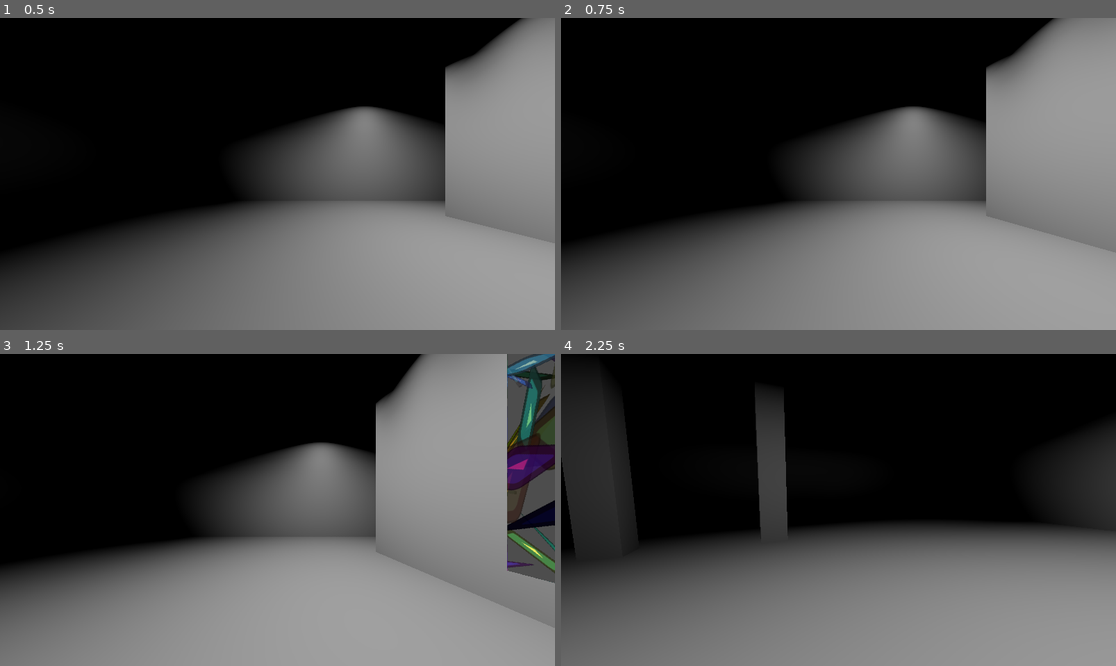
Above: before the commit, frames 1-4 (two rows, left to right).
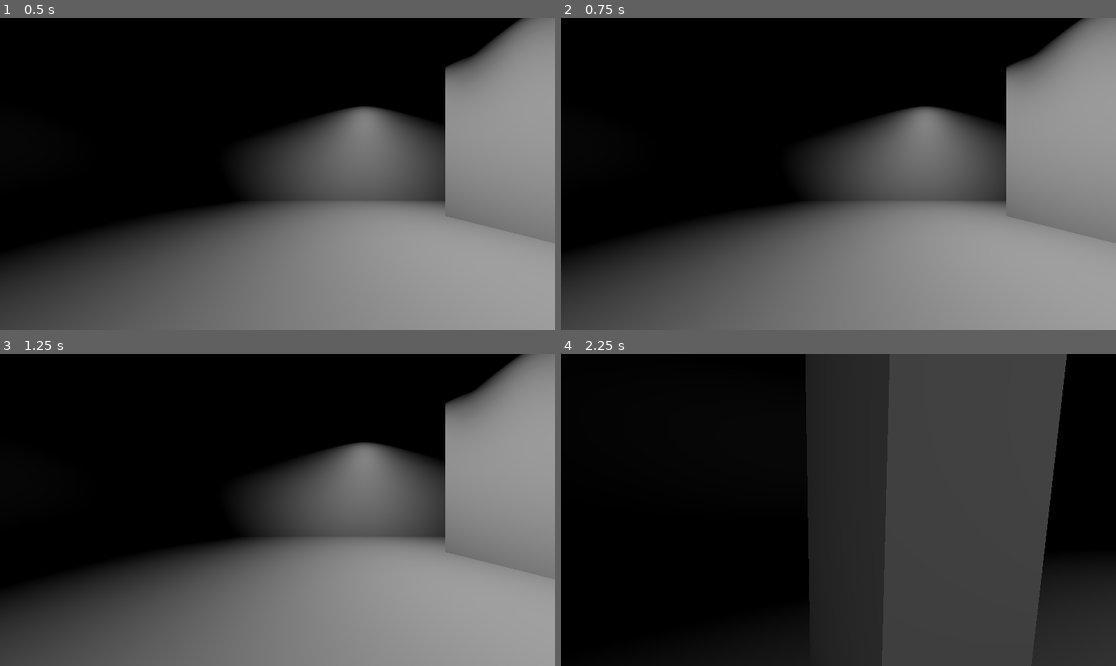
Above: after the commit, the same moments.

Repository: Simplexeon/visual-world
Game: Godot game, scene res://main.tscn
Same seed, same stepped clock (60 frames per second), same inputs: the game is played once before the commit and once after it. The engine's default icon, where the game draws it, is replaced by a stand-in: a white triangle on a blue panel in a dark square.
Inputs (mouse positions are in pixels of both pictures, inside the frame that each line leads up to):
- Up to frame 1 (0.5 s): no input
- Up to frame 2 (0.75 s): tap Enter at 0.5 s; move the mouse to (960, 158) at 0.52 s; hold H (right, bound only before the commit) from 0.53 s (still down); click (960, 158) at 0.67 s
- Up to frame 3 (1.25 s): keep holding H (right, bound only before the commit)
- Up to frame 4 (2.25 s): move the mouse to (810, 510) at 1.27 s; release H (right, bound only before the commit) at 1.28 s; hold W (forward, bound only after the commit) from 1.28 s (still down); move the mouse to (849, 503) at 2.02 s

Frame 1 is identical in both runs. In frame 2, 3.9% of the frame differs, in the area x 54-100%, y 0-76%; in frame 3, 45%; in frame 4, 76%, in the area x 0-100%, y 0-100%.

Commit message:
Finished Mythical Particles

Diff:
--- a/main.tscn
+++ b/main.tscn
@@ -6,11 +6,15 @@
 [ext_resource type="PackedScene" uid="uid://csdn0tiq77b3o" path="res://pieces/10000_things/10000_things.tscn" id="4_487vk"]
 [ext_resource type="PackedScene" uid="uid://b46s5g7858kra" path="res://pieces/portal_display_3d/portal_display_3d.tscn" id="5_cyjwt"]
 [ext_resource type="PackedScene" uid="uid://dxsex67syigyi" path="res://pieces/dimension/dimension.tscn" id="6_nlfcx"]
-
-[sub_resource type="ViewportTexture" id="ViewportTexture_u524l"]
+[ext_resource type="PackedScene" uid="uid://dxo1t2uy0rjuf" path="res://pieces/mythical_particles/mythical_particles.tscn" id="7_p74em"]
+
+[sub_resource type="ViewportTexture" id="ViewportTexture_8t6tr"]
 viewport_path = NodePath("DisplayWindow")
 
-[sub_resource type="ViewportTexture" id="ViewportTexture_a0471"]
+[sub_resource type="ViewportTexture" id="ViewportTexture_058ew"]
+viewport_path = NodePath("DisplayWindow")
+
+[sub_resource type="ViewportTexture" id="ViewportTexture_vtnyd"]
 viewport_path = NodePath("DisplayWindow")
 
 [node name="Main" type="Node3D"]
@@ -521,7 +525,7 @@
 
 [node name="10000 Things" parent="Displays" instance=ExtResource("3_wkk5x")]
 transform = Transform3D(-4.37114e-08, 0, 1, 0, 1, 0, -1, 0, -4.37114e-08, 8.41334, 3.33411, -8.53927)
-texture = SubResource("ViewportTexture_u524l")
+texture = SubResource("ViewportTexture_8t6tr")
 ArtPiece = ExtResource("4_487vk")
 Size = Vector2(600, 600)
 
@@ -533,7 +537,7 @@
 
 [node name="Dimension" parent="Displays" instance=ExtResource("5_cyjwt")]
 transform = Transform3D(1, 0, 0, 0, 1, 0, 0, 0, 1, 5.20459, 2.18401, 6.44335)
-texture = SubResource("ViewportTexture_a0471")
+texture = SubResource("ViewportTexture_058ew")
 TransparentBackground = true
 ArtPiece = ExtResource("6_nlfcx")
 Size = Vector2(640, 512)
@@ -544,3 +548,16 @@
 "
 font_size = 64
 outline_size = 18
+
+[node name="Dimension2" parent="Displays" instance=ExtResource("5_cyjwt")]
+transform = Transform3D(1, 0, 0, 0, 1, 0, 0, 0, 1, -0.259221, 3.09665, 23.1213)
+texture = SubResource("ViewportTexture_vtnyd")
+ArtPiece = ExtResource("7_p74em")
+Size = Vector2(1000, 650)
+
+[node name="Title2" type="Label3D" parent="Displays/Dimension2"]
+transform = Transform3D(-1.94442, 0, -8.74228e-08, 0, 1.94442, 0, 1.69987e-07, 0, -1, -0.0822773, 3.81938, 0)
+text = "Mythical Particles
+"
+font_size = 64
+outline_size = 18
--- /dev/null
+++ b/pieces/mythical_particles/gpu_particles_attractor_sphere_3d.gd
@@ -0,0 +1,63 @@
+@tool
+extends GPUParticlesAttractorSphere3D
+
+# Parameters
+
+@export var MovementNoise : NoiseTexture3D;
+@export var HalfBounds : Vector3;
+@export var Strength : Vector2;
+@export var MoveTime : float;
+
+
+# Data
+
+var targetPosition : Vector3 = Vector3.ZERO;
+var movement : Vector3 = Vector3.ZERO;
+
+
+# Components
+
+@onready var LocationTimer : Timer = $NewLocationTimer;
+
+
+# Processes
+
+func _ready() -> void:
+	targetPosition = getNewTarget();
+	movement = getMovementToTarget(targetPosition);
+	LocationTimer.wait_time = MoveTime;
+	LocationTimer.timeout.connect(_on_LocationTimerTimeout);
+	LocationTimer.start();
+
+
+func _physics_process(delta: float) -> void:
+
+	position += movement * delta;
+
+	# Sample Noise
+	var noise_value : Array[Image] = MovementNoise.get_data();
+	if(noise_value != null and noise_value.size() >= MovementNoise.depth):
+		var z_pos : int = int(floorf(lerpf(0, MovementNoise.depth, (position.z + HalfBounds.z) / (HalfBounds.z * 2))));
+		var x_pos : int = int(floorf(lerpf(0, MovementNoise.depth, (position.x + HalfBounds.x) / (HalfBounds.x * 2))));
+		var y_pos : int = int(floorf(lerpf(0, MovementNoise.depth, (position.y + HalfBounds.y) / (HalfBounds.y * 2))));
+		var value : Color = noise_value[z_pos].get_pixel(x_pos, y_pos);
+		strength = lerpf(Strength.x, Strength.y, value.v);
+
+func _on_LocationTimerTimeout() -> void:
+	targetPosition = getNewTarget();
+	movement = getMovementToTarget(targetPosition);
+	LocationTimer.start();
+
+
+
+# Functions
+
+func getMovementToTarget(target : Vector3) -> Vector3:
+	var result : Vector3 = target - position;
+	var speed = result.length() / MoveTime;
+
+	return result.normalized() * speed;
+
+func getNewTarget() -> Vector3:
+	return Vector3(randf_range(HalfBounds.x * -1, HalfBounds.x),
+		randf_range(HalfBounds.y * -1, HalfBounds.y), randf_range(HalfBounds.z * -1, HalfBounds.z));
--- /dev/null
+++ b/pieces/mythical_particles/mythical_particles.tscn
@@ -0,0 +1,232 @@
+[gd_scene load_steps=17 format=3 uid="uid://dxo1t2uy0rjuf"]
+
+[ext_resource type="Script" path="res://pieces/mythical_particles/gpu_particles_attractor_sphere_3d.gd" id="1_ij8dh"]
+
+[sub_resource type="Environment" id="Environment_amd1t"]
+glow_enabled = true
+glow_normalized = true
+glow_intensity = 5.77
+glow_strength = 1.3
+glow_blend_mode = 3
+glow_hdr_threshold = 0.66
+glow_hdr_scale = 2.42
+glow_map_strength = 0.33
+fog_enabled = true
+fog_light_energy = 2.01
+fog_sun_scatter = 0.13
+fog_density = 0.1048
+volumetric_fog_enabled = true
+volumetric_fog_density = 0.0079
+volumetric_fog_emission_energy = 0.0
+volumetric_fog_gi_inject = 1.55
+volumetric_fog_length = 452.04
+volumetric_fog_detail_spread = 2.7991
+volumetric_fog_ambient_inject = 2.4
+
+[sub_resource type="Gradient" id="Gradient_qojbo"]
+interpolation_color_space = 2
+offsets = PackedFloat32Array(0, 0.327273, 0.718182, 1)
+colors = PackedColorArray(0.775277, 0.193944, 0.530363, 1, 0.200523, 0.540309, 0.375817, 1, 0.235053, 0.449805, 0.834132, 1, 0.775277, 0.193944, 0.530363, 1)
+
+[sub_resource type="GradientTexture1D" id="GradientTexture1D_xdmsp"]
+gradient = SubResource("Gradient_qojbo")
+width = 512
+
+[sub_resource type="GradientTexture1D" id="GradientTexture1D_j6m3e"]
+gradient = SubResource("Gradient_qojbo")
+width = 512
+
+[sub_resource type="Curve" id="Curve_1g1fa"]
+max_value = 15.0
+_data = [Vector2(0, 10.4118), 0.0, 20.4988, 0, 0, Vector2(0.151515, 12.3529), 11.9457, 11.9457, 0, 0, Vector2(0.393939, 15), 0.0, 0.0, 0, 0, Vector2(1, 9.17647), -20.1882, 0.0, 0, 0]
+point_count = 4
+
+[sub_resource type="CurveTexture" id="CurveTexture_lmsjj"]
+curve = SubResource("Curve_1g1fa")
+
+[sub_resource type="ParticleProcessMaterial" id="ParticleProcessMaterial_vmixq"]
+emission_shape = 1
+emission_sphere_radius = 12.0
+direction = Vector3(0, 1, 0)
+initial_velocity_min = 5.0
+initial_velocity_max = 20.0
+linear_accel_min = -1.5
+linear_accel_max = 0.199998
+damping_max = 9.196
+color_ramp = SubResource("GradientTexture1D_j6m3e")
+color_initial_ramp = SubResource("GradientTexture1D_xdmsp")
+emission_curve = SubResource("CurveTexture_lmsjj")
+turbulence_enabled = true
+turbulence_noise_strength = 1.3
+turbulence_noise_scale = 1.067
+turbulence_noise_speed_random = 2.2
+turbulence_influence_min = 0.046
+turbulence_influence_max = 0.073
+turbulence_initial_displacement_min = -5.4
+turbulence_initial_displacement_max = 1.49012e-06
+collision_mode = 1
+collision_friction = 0.0
+collision_bounce = 0.89
+
+[sub_resource type="StandardMaterial3D" id="StandardMaterial3D_rpinq"]
+shading_mode = 0
+vertex_color_use_as_albedo = true
+
+[sub_resource type="SphereMesh" id="SphereMesh_cujrq"]
+material = SubResource("StandardMaterial3D_rpinq")
+
+[sub_resource type="FastNoiseLite" id="FastNoiseLite_ugdub"]
+seed = 55
+frequency = 0.0115
+fractal_type = 3
+fractal_octaves = 1
+fractal_lacunarity = 5.0
+fractal_gain = 4.0
+fractal_ping_pong_strength = 1.0
+domain_warp_enabled = true
+domain_warp_type = 1
+domain_warp_amplitude = 12.0
+domain_warp_frequency = 0.02
+domain_warp_fractal_octaves = 10
+domain_warp_fractal_lacunarity = 2.0
+domain_warp_fractal_gain = 0.2
+
+[sub_resource type="NoiseTexture3D" id="NoiseTexture3D_1drb0"]
+width = 128
+height = 128
+depth = 128
+seamless = true
+seamless_blend_skirt = 0.15
+noise = SubResource("FastNoiseLite_ugdub")
+
+[sub_resource type="FastNoiseLite" id="FastNoiseLite_31u81"]
+seed = 658
+frequency = 0.0115
+fractal_type = 3
+fractal_octaves = 1
+fractal_lacunarity = 5.0
+fractal_gain = 4.0
+fractal_ping_pong_strength = 1.0
+domain_warp_enabled = true
+domain_warp_type = 1
+domain_warp_amplitude = 12.0
+domain_warp_frequency = 0.02
+domain_warp_fractal_octaves = 10
+domain_warp_fractal_lacunarity = 2.0
+domain_warp_fractal_gain = 0.2
+
+[sub_resource type="NoiseTexture3D" id="NoiseTexture3D_jwdxh"]
+width = 128
+height = 128
+depth = 128
+seamless = true
+seamless_blend_skirt = 0.15
+noise = SubResource("FastNoiseLite_31u81")
+
+[sub_resource type="FastNoiseLite" id="FastNoiseLite_gug07"]
+seed = 843
+frequency = 0.0115
+fractal_type = 3
+fractal_octaves = 1
+fractal_lacunarity = 5.0
+fractal_gain = 4.0
+fractal_ping_pong_strength = 1.0
+domain_warp_enabled = true
+domain_warp_type = 1
+domain_warp_amplitude = 12.0
+domain_warp_frequency = 0.02
+domain_warp_fractal_octaves = 10
+domain_warp_fractal_lacunarity = 2.0
+domain_warp_fractal_gain = 0.2
+
+[sub_resource type="NoiseTexture3D" id="NoiseTexture3D_0u4a1"]
+width = 128
+height = 128
+depth = 128
+seamless = true
+seamless_blend_skirt = 0.15
+noise = SubResource("FastNoiseLite_gug07")
+
+[node name="MythicalParticles" type="Node3D"]
+
+[node name="Camera3D" type="Camera3D" parent="."]
+environment = SubResource("Environment_amd1t")
+
+[node name="GPUParticles3D" type="GPUParticles3D" parent="."]
+transform = Transform3D(1, 0, 0, 0, 1, 0, 0, 0, 1, 0, 0, -12.1075)
+amount = 50
+lifetime = 5.0
+explosiveness = 0.24
+randomness = 0.16
+fixed_fps = 60
+collision_base_size = 0.4
+visibility_aabb = AABB(-20, -20, -20, 40, 40, 40)
+draw_order = 2
+process_material = SubResource("ParticleProcessMaterial_vmixq")
+draw_pass_1 = SubResource("SphereMesh_cujrq")
+
+[node name="Attractors" type="Node3D" parent="."]
+transform = Transform3D(1, 0, 0, 0, 1, 0, 0, 0, 1, 0, 0, -9.81916)
+
+[node name="GPUParticlesAttractorSphere3D" type="GPUParticlesAttractorSphere3D" parent="Attractors"]
+strength = 21.84
+attenuation = 0.435275
+directionality = 0.5
+radius = 42.0
+script = ExtResource("1_ij8dh")
+MovementNoise = SubResource("NoiseTexture3D_1drb0")
+HalfBounds = Vector3(16, 16, 4)
+Strength = Vector2(10, 50)
+MoveTime = 5.0
+
+[node name="NewLocationTimer" type="Timer" parent="Attractors/GPUParticlesAttractorSphere3D"]
+
+[node name="GPUParticlesAttractorSphere3D2" type="GPUParticlesAttractorSphere3D" parent="Attractors"]
+strength = 21.84
+attenuation = 0.435275
+directionality = 0.5
+radius = 42.0
+script = ExtResource("1_ij8dh")
+MovementNoise = SubResource("NoiseTexture3D_jwdxh")
+HalfBounds = Vector3(16, 16, 4)
+Strength = Vector2(10, 50)
+MoveTime = 5.0
+
+[node name="NewLocationTimer" type="Timer" parent="Attractors/GPUParticlesAttractorSphere3D2"]
+
+[node name="GPUParticlesAttractorSphere3D3" type="GPUParticlesAttractorSphere3D" parent="Attractors"]
+strength = 21.84
+attenuation = 0.435275
+directionality = 0.5
+radius = 42.0
+script = ExtResource("1_ij8dh")
+MovementNoise = SubResource("NoiseTexture3D_0u4a1")
+HalfBounds = Vector3(16, 16, 4)
+Strength = Vector2(10, 50)
+MoveTime = 5.0
+
+[node name="NewLocationTimer" type="Timer" parent="Attractors/GPUParticlesAttractorSphere3D3"]
+
+[node name="GPUParticlesCollisionBox3D" type="GPUParticlesCollisionBox3D" parent="."]
+transform = Transform3D(1, 0, 0, 0, 1, 0, 0, 0, 1, 0.149709, -16.0737, -12.0183)
+size = Vector3(39.1669, 2, 39.7998)
+
+[node name="GPUParticlesCollisionBox3D2" type="GPUParticlesCollisionBox3D" parent="."]
+transform = Transform3D(1, 0, 0, 0, 1, 0, 0, 0, 1, 0.149709, 15.4981, -12.0183)
+size = Vector3(39.1669, 2, 39.7998)
+
+[node name="GPUParticlesCollisionBox3D3" type="GPUParticlesCollisionBox3D" parent="."]
+transform = Transform3D(1, 0, 0, 0, 1, 0, 0, 0, 1, -0.405055, 2.39449, -36.677)
+size = Vector3(68.3905, 47.7519, 10.8193)
+
+[node name="GPUParticlesCollisionBox3D4" type="GPUParticlesCollisionBox3D" parent="."]
+transform = Transform3D(1, 0, 0, 0, 1, 0, 0, 0, 1, -2.08059, 0.299217, 12.2485)
+size = Vector3(67.5218, 46.4214, 11.2168)
+
+[node name="GPUParticlesCollisionBox3D5" type="GPUParticlesCollisionBox3D" parent="."]
+transform = Transform3D(1, 0, 0, 0, 1, 0, 0, 0, 1, -26.4046, 0.440849, -12.0932)
+size = Vector3(16.4953, 42.7888, 46.699)
+
+[node name="GPUParticlesCollisionBox3D6" type="GPUParticlesCollisionBox3D" parent="."]
+transform = Transform3D(1, 0, 0, 0, 1, 0, 0, 0, 1, 26.5246, 0.762138, -14.3879)
+size = Vector3(15.4508, 39.8225, 56.7745)
--- a/project.godot
+++ b/project.godot
@@ -23,7 +23,7 @@
 
 forward={
 "deadzone": 0.5,
-"events": [Object(InputEventKey,"resource_local_to_scene":fa …(140 unchanged characters)… d":false,"keycode":0,"physical_keycode":68,"key_label":0,"unicode":100,"location":0,"echo":false,"script":null)
+"events": [Object(InputEventKey,"resource_local_to_scene":fa …(140 unchanged characters)… d":false,"keycode":0,"physical_keycode":87,"key_label":0,"unicode":100,"location":0,"echo":false,"script":null)
 ]
 }
 backward={
@@ -38,6 +38,6 @@
 }
 right={
 "deadzone": 0.5,
-"events": [Object(InputEventKey,"resource_local_to_scene":fa …(140 unchanged characters)… d":false,"keycode":0,"physical_keycode":72,"key_label":0,"unicode":104,"location":0,"echo":false,"script":null)
+"events": [Object(InputEventKey,"resource_local_to_scene":fa …(140 unchanged characters)… d":false,"keycode":0,"physical_keycode":68,"key_label":0,"unicode":104,"location":0,"echo":false,"script":null)
 ]
 }
Not shown: 1 places in main.tscn that only renumber resources
Not shown: 1 places in pieces/portal_display_3d/portal_display_3d.tscn that only renumber resources
